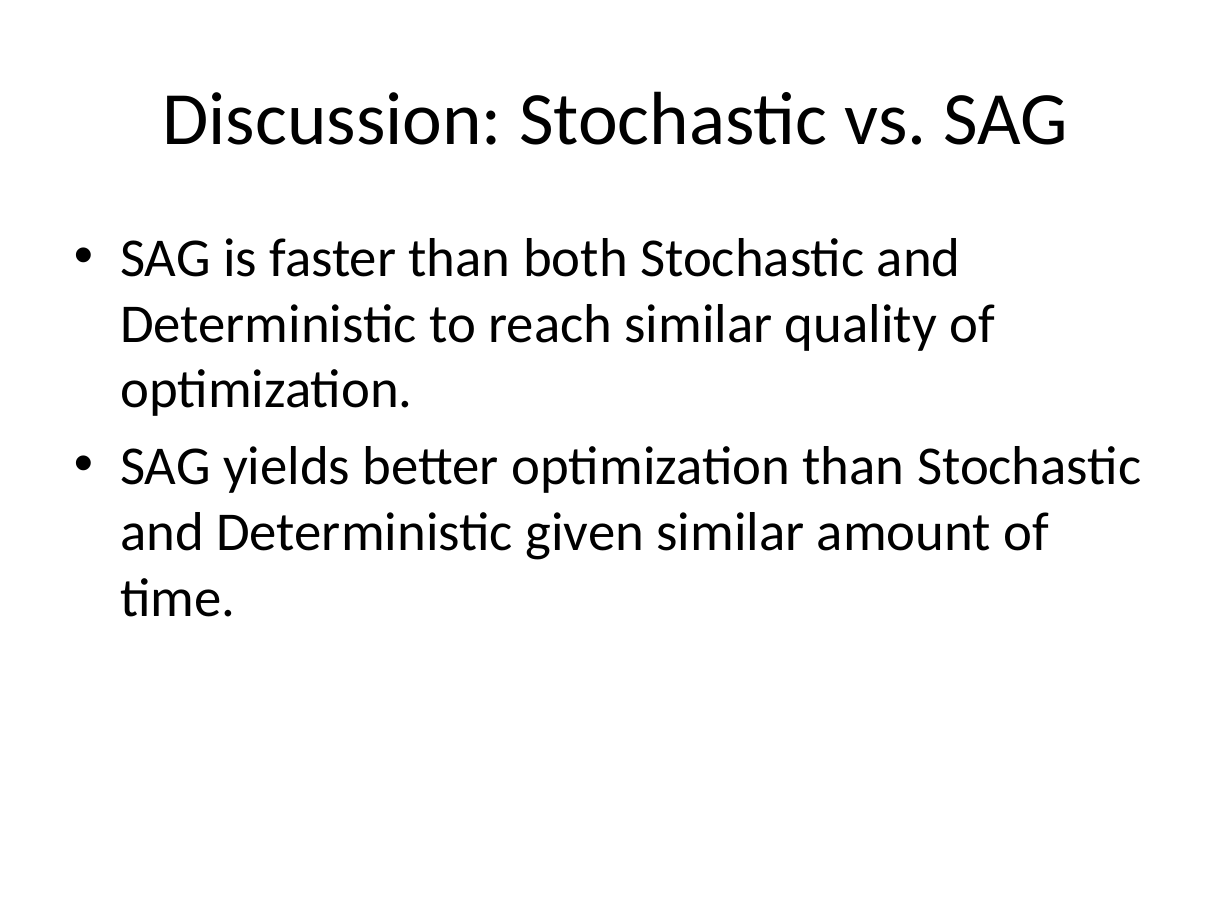
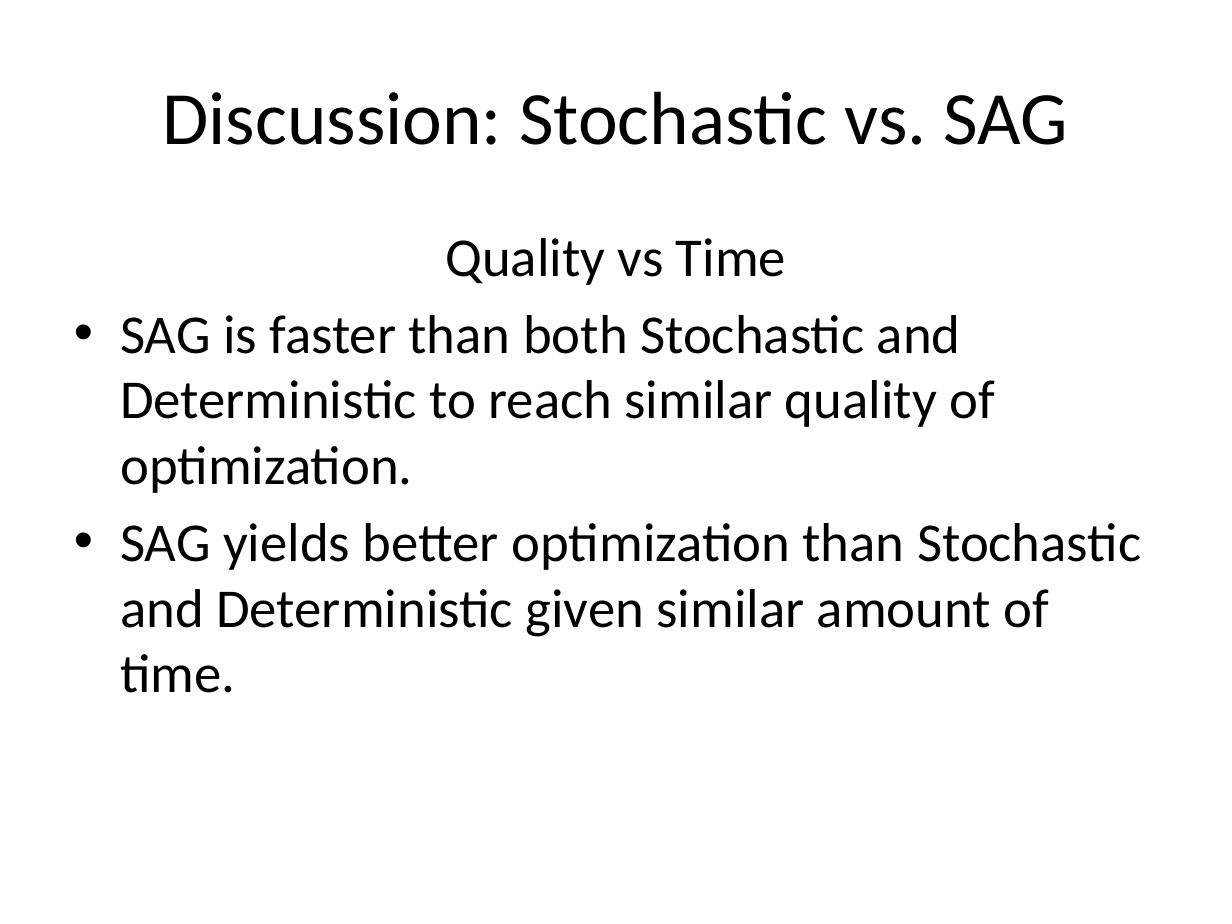
Before and after one commit to jamestklo/MatrixFactorizationMatlab, a slide deck: slide 45 of cs534L-SAGmf.pptx (slide 43 before the commit). Drawn at 1232x924 pixels with LibreOffice and Linux fonts; fonts in the diff are those of the drawing. Boxes give left, top, right and bottom in pixels: in the first picture for what was removed or moved away, otherwise in the second. Text is boxed around its words. In the diff, an @@ line names an element or a change of style, - is before the commit and + after.

```diff
--- a/cs534L-SAGmf.pptx
+++ b/cs534L-SAGmf.pptx
@@ text at (x1=445, y1=238, x2=786, y2=285): paragraph added @@
+Quality vs Time
```
Also in this commit, not shown: 6 other slides changed, 1 slide added.
